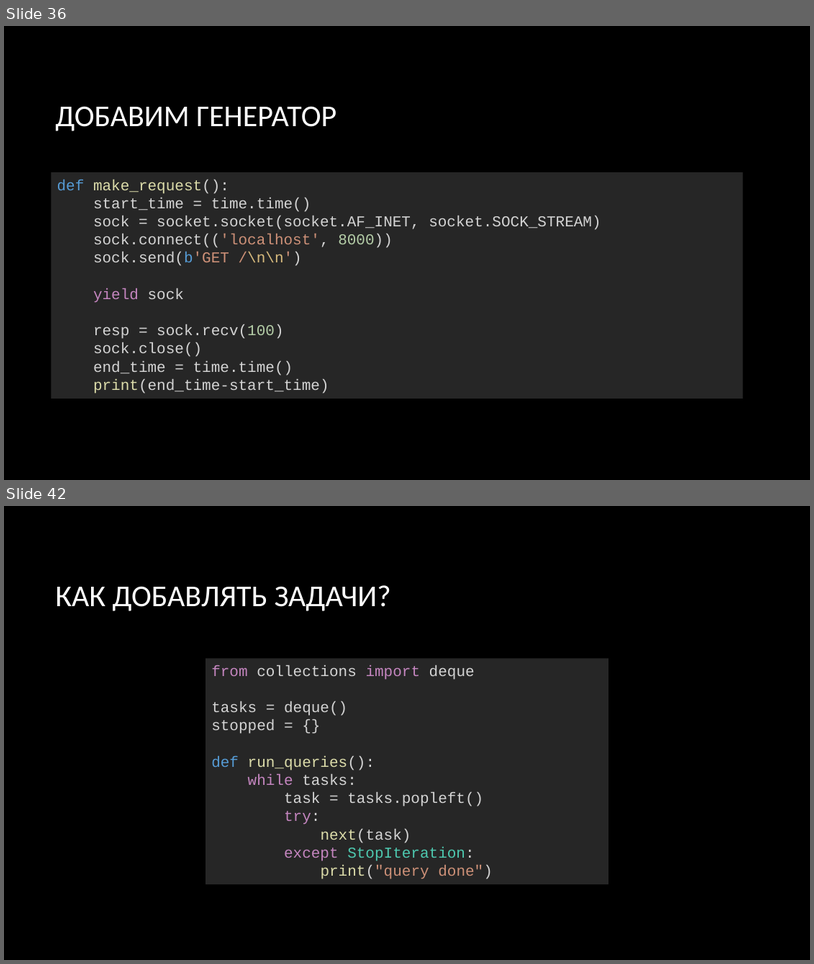
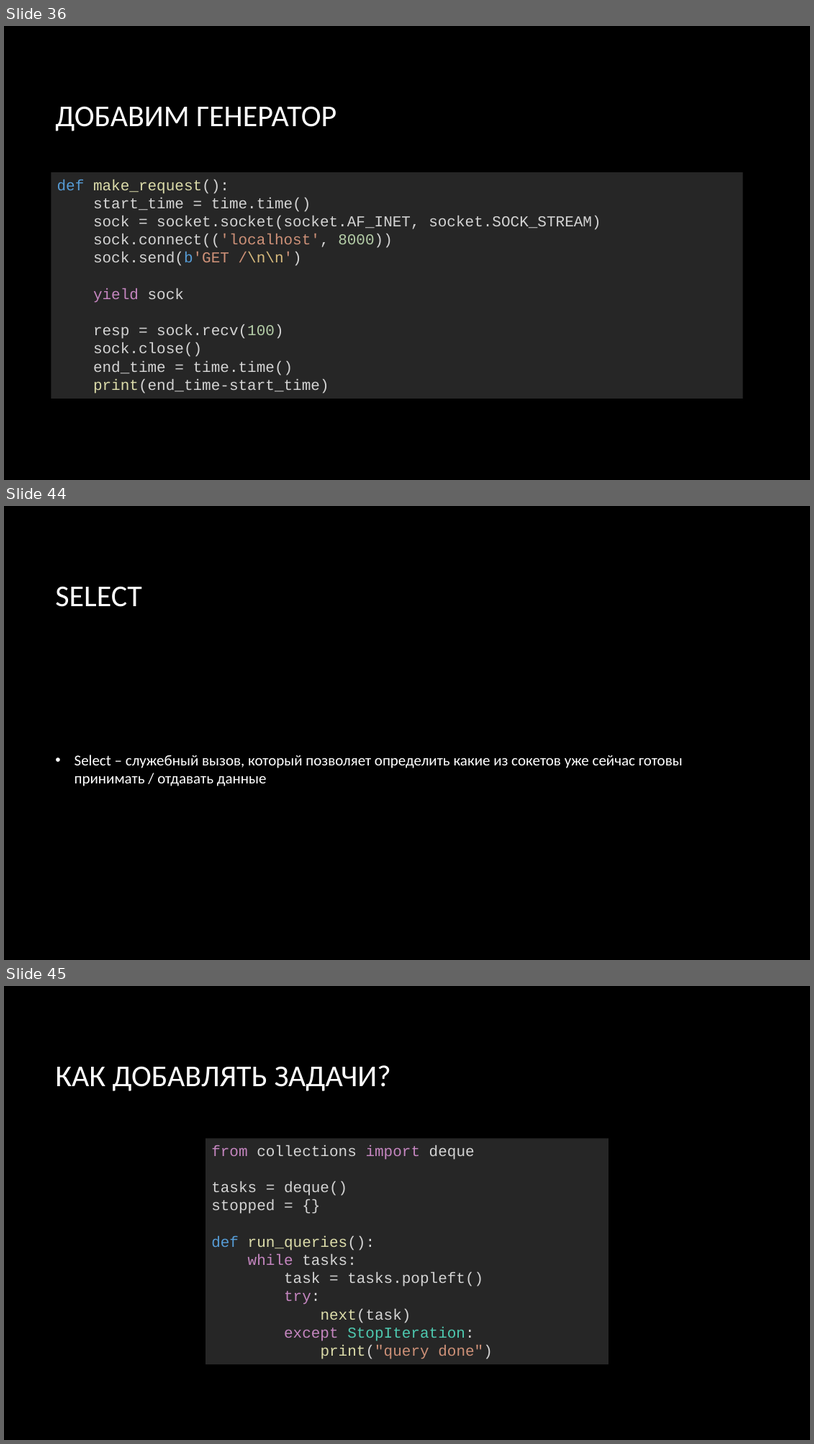
Before and after one commit to fantomius/AsyncPython, a slide deck: AsyncPython.pptx. Shown one above the other, each under a label of ours: slides 36 and 42 before the commit, slides 36, 44 and 45 after it; the slides between them are not shown. The pictures are 814x964 and 814x1444 pixels, drawn with LibreOffice and Linux fonts; fonts in the diff are those of the drawing; background and template pictures are left out. Boxes give left, top, right and bottom in pixels: in the first picture for what was removed or moved away, otherwise in the second. Text is boxed around its words. In the diff, an @@ line names an element or a change of style, - is before the commit and + after.

```diff
--- a/AsyncPython.pptx
+++ b/AsyncPython.pptx
@@ slide 44 added at [4, 506, 810, 960], background picture (left out) @@
@@ title added at [55, 586, 142, 607], 36 pt, text #FFFFFF @@
+SELECT
@@ text added at [75, 754, 683, 786], 18 pt, text #FFFFFF @@
+• Select – служебный вызов, который позволяет определить какие из сокетов уже сейчас готовы принимать / отдавать данные
@@ what was slide 42 is now slide 45 @@
```
Also in this commit, not shown: 5 slides changed, 4 other slides added.
